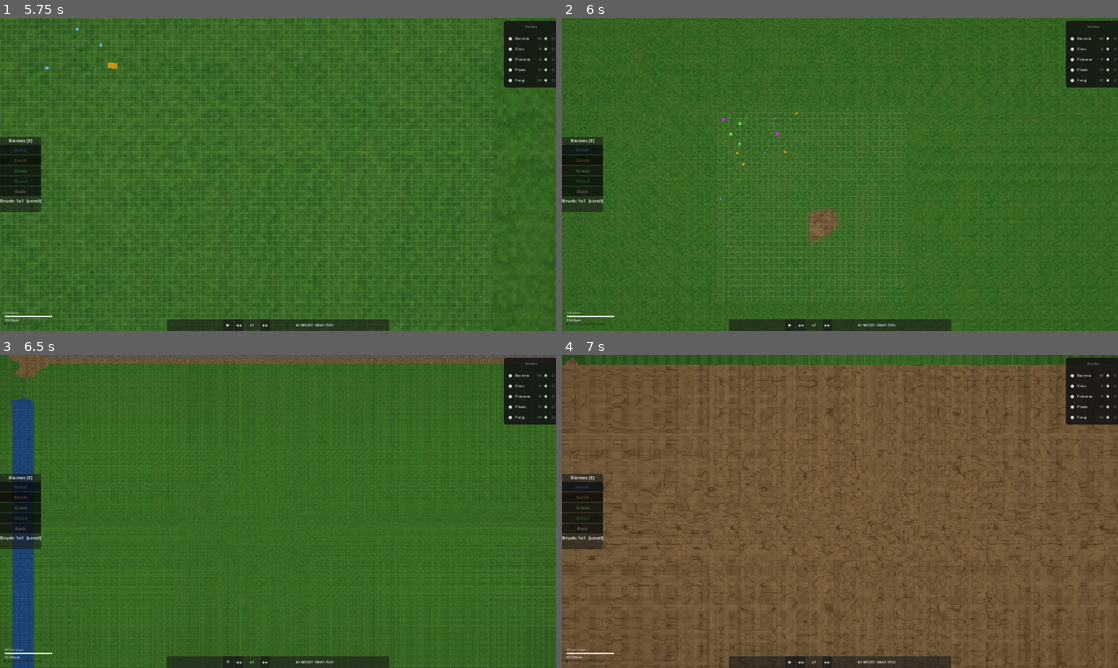
Above: before the commit, frames 1-4 (two rows, left to right).
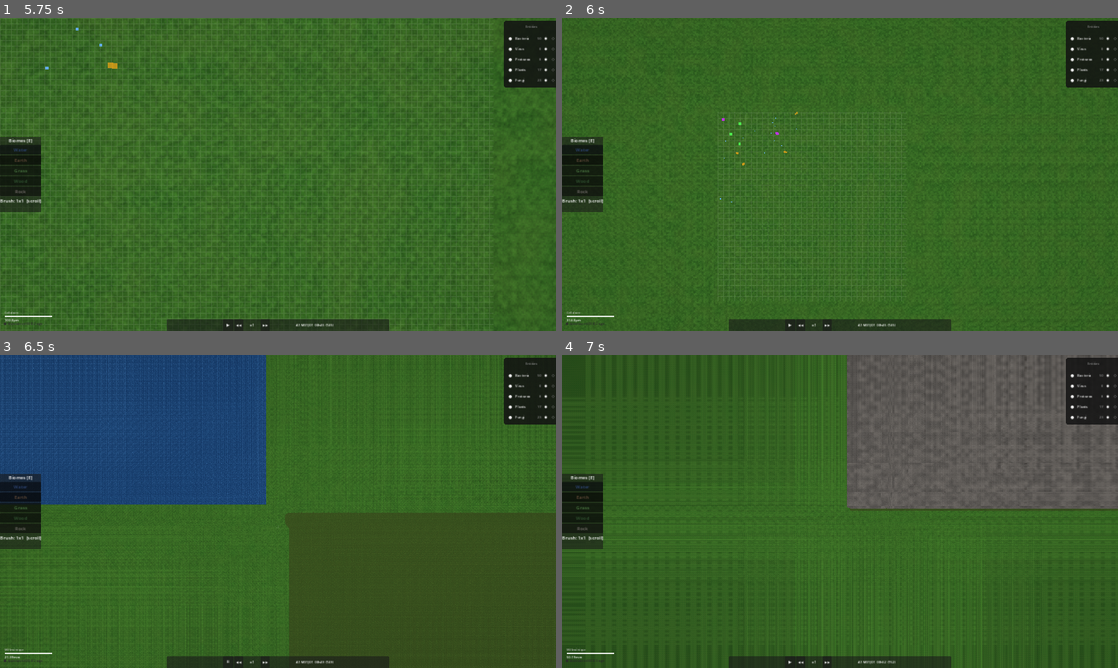
Above: after the commit, the same moments.

Repository: trinityUwU/Primordia
Game: Godot game, scene res://scenes/MainMenu.tscn
Two runs of this game, one before a commit and one after it. Both use one fixed random seed, a clock stepped at 60 frames per second and the inputs below.
Inputs (mouse positions are in pixels of both pictures, inside the frame that each line leads up to):
- Up to frame 1 (5.75 s): tap Enter at 0.5 s; move the mouse to (400, 158) at 0.52 s; hold D 0.53-1.25 s; tap H at 0.6 s; click (400, 158) at 0.67 s; tap Space at 0.77, 4.52 s; click "New Game" at 1.25 s; click (278, 146) at 2.02 s; type "Alex" at 2.1 s; click "New Game" at 2.75 s; click "Create" at 3.5 s; move the mouse to (166, 190) at 4.27 s; hold S 4.28-5.03 s; tap E at 4.35 s; move the mouse to (333, 105) at 5.02 s; hold D from 5.03 s (still down); tap G at 5.1 s
- Up to frame 2 (6 s): move the mouse to (812, 237) at 5.77 s; release D at 5.78 s; hold W from 5.78 s (still down); tap 1 at 5.85 s; click (812, 237) at 5.92 s
- Up to frame 3 (6.5 s): keep holding W; tap Space at 6.02 s
- Up to frame 4 (7 s): move the mouse to (1006, 558) at 6.52 s; release W at 6.53 s; hold A from 6.53 s (still down); tap 2 at 6.6 s; tap Space at 6.77 s

Frame 1 is identical in both runs. In frame 2, 0.5% of the frame differs, in the area x 43-50%, y 60-73%; in frame 3, 36%; in frame 4, 94%, in the area x 0-100%, y 0-100%.

Commit message:
[CHECKPOINT] fix freeze dezoom — BiomeRenderer TEX_SIZE 128→64 + cooldown rebuild + threshold LOD en wu/px au lieu de zoom absolu

Diff:
--- a/scripts/rendering/BiomeRenderer.gd
+++ b/scripts/rendering/BiomeRenderer.gd
@@ -6,13 +6,15 @@
 # Biome map is a 128×128 R8 texture (1 pixel = 1 chunk).
 
 const CHUNK_PX: float = WorldGrid.CHUNK_WORLD_SIZE
-const TEX_SIZE: int = 128
+const TEX_SIZE: int = 64   # 64×64 chunks visible — enough for any zoom level, 4× less work
 
 var _image: Image
 var _texture: ImageTexture
 var _mat: ShaderMaterial
 var _tex_origin: Vector2i = Vector2i(-9999, -9999)
 var _dirty: bool = true
+var _rebuild_cooldown: float = 0.0
+const REBUILD_MIN_INTERVAL: float = 0.08  # max ~12 rebuilds/s
 
 var _canvas: CanvasLayer
 var _rect: ColorRect
@@ -41,21 +43,27 @@
 	WorldGrid.biome_changed.connect(func(_c): _dirty = true)
 
 
-func _process(_delta: float) -> void:
+func _process(delta: float) -> void:
 	var camera: Camera2D = get_viewport().get_camera_2d()
 	if camera == null:
 		return
+
+	_rebuild_cooldown -= delta
 
 	var vp_size: Vector2 = get_viewport().get_visible_rect().size
 	var zoom: float = camera.zoom.x
 	var cam_pos: Vector2 = camera.global_position
 	var half_world: Vector2 = vp_size * 0.5 / zoom
 
-	var min_chunk: Vector2i = WorldGrid.world_to_chunk(cam_pos - half_world - Vector2(CHUNK_PX * 2, CHUNK_PX * 2))
+	# Center the texture window on camera — offset by half TEX_SIZE so camera is centered
+	var center_chunk: Vector2i = WorldGrid.world_to_chunk(cam_pos)
+	var half_tex: int = TEX_SIZE / 2
+	var new_origin: Vector2i = center_chunk - Vector2i(half_tex, half_tex)
 
-	if _dirty or min_chunk != _tex_origin:
+	if (_dirty or new_origin != _tex_origin) and _rebuild_cooldown <= 0.0:
 		_dirty = false
-		_tex_origin = min_chunk
+		_tex_origin = new_origin
+		_rebuild_cooldown = REBUILD_MIN_INTERVAL
 		_rebuild_texture()
 
 	_mat.set_shader_parameter("biome_tex", _texture)
--- a/scripts/rendering/SimRenderer.gd
+++ b/scripts/rendering/SimRenderer.gd
@@ -10,7 +10,8 @@
 const CUSTOM_FUNGI: float = 7.0
 const CLUSTER_CELL_PX: float = 24.0
 const CLUSTER_THRESHOLD: int = 3
-const ZOOM_SHOW_AGENTS: float = 0.8   # zoom minimum pour afficher les agents individuels
+# Agents visible si moins de 512 μm par pixel à l'écran (zoom suffisant pour voir les cellules)
+const ZOOM_SHOW_AGENTS_WU_PER_PX: float = 512.0
 const MAX_VISIBLE_AGENTS: int = 1000  # cap d'agents affichés à l'écran
 
 # type index → visible (toggled from UI)
@@ -74,8 +75,9 @@
 	var alive: int = AgentPool._alive_count
 	var zoom: float = camera.zoom.x
 
-	# Hide all agents when zoomed out — territory overlay takes over
-	if zoom < ZOOM_SHOW_AGENTS:
+	# Hide agents when zoomed out too far (world units per pixel > threshold)
+	var wu_per_px: float = 1.0 / zoom
+	if wu_per_px > ZOOM_SHOW_AGENTS_WU_PER_PX:
 		_multimesh.visible_instance_count = 0
 		return
 	var dynamic_cell: float = CLUSTER_CELL_PX
